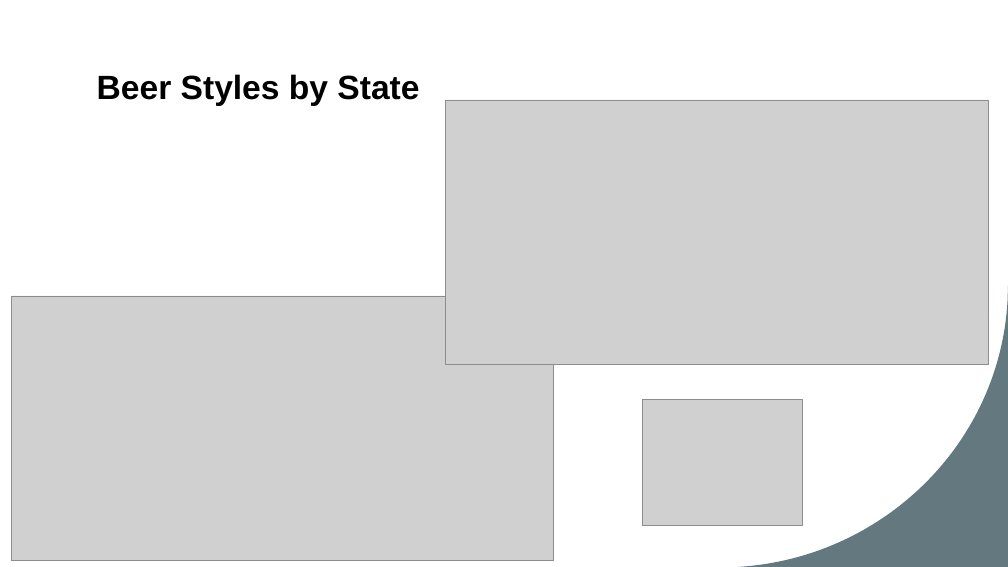
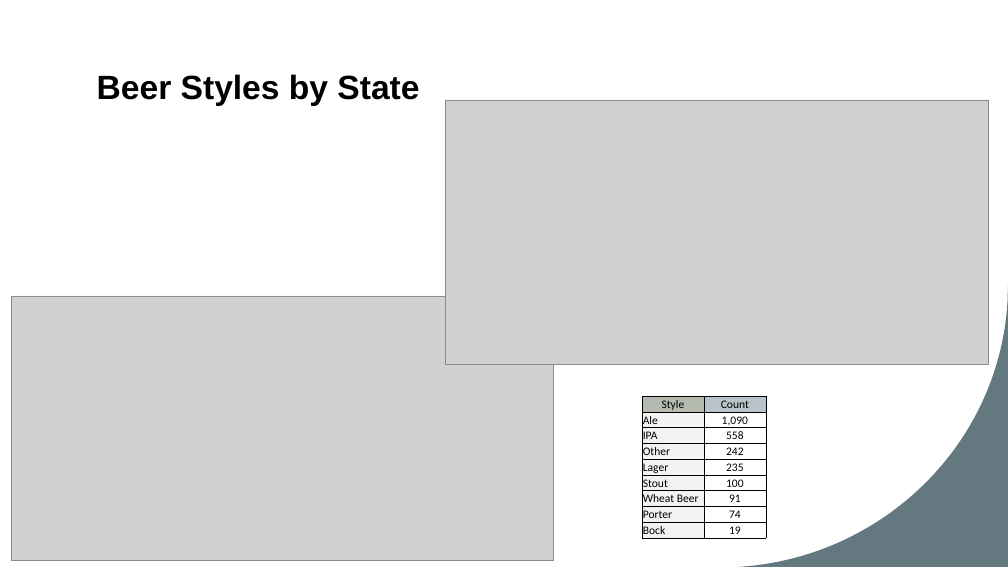
Before and after one commit to cdholmes11/DDS-Project-1, a slide deck: slide 11 of DDS_Project_1_Presentation_Dane.pptx (slide 12 before the commit). Drawn at 1008x567 pixels with LibreOffice and Linux fonts; fonts in the diff are those of the drawing; grey boxes stand for pictures. Boxes give left, top, right and bottom in pixels: in the first picture for what was removed or moved away, otherwise in the second. Text is boxed around its words. In the diff, an @@ line names an element or a change of style, - is before the commit and + after.

```diff
--- a/DDS_Project_1_Presentation_Dane.pptx
+++ b/DDS_Project_1_Presentation_Dane.pptx
@@ table added at (x1=642, y1=396, x2=766, y2=538), 9 rows, 2 columns @@
+Style | Count
+Ale | 1,090
+IPA | 558
+Other | 242
+Lager | 235
+Stout | 100
+Wheat Beer | 91
+Porter | 74
+Bock | 19
@@ picture removed at (x1=643, y1=399, x2=802, y2=526) @@
```
Also in this commit, not shown: 7 other slides changed, 6 slides added, 4 slides removed, 1 other file.
